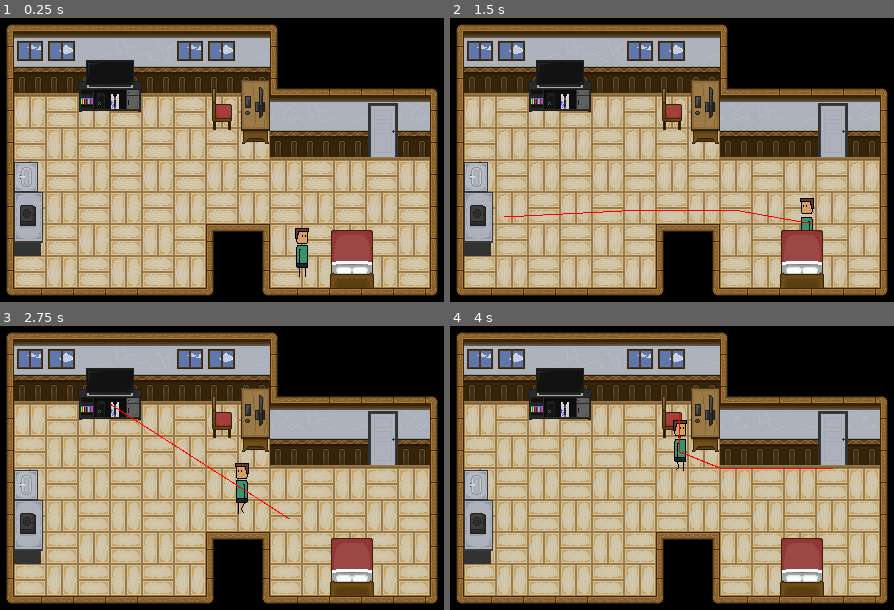
Above: before the commit, frames 1-4 (two rows, left to right).
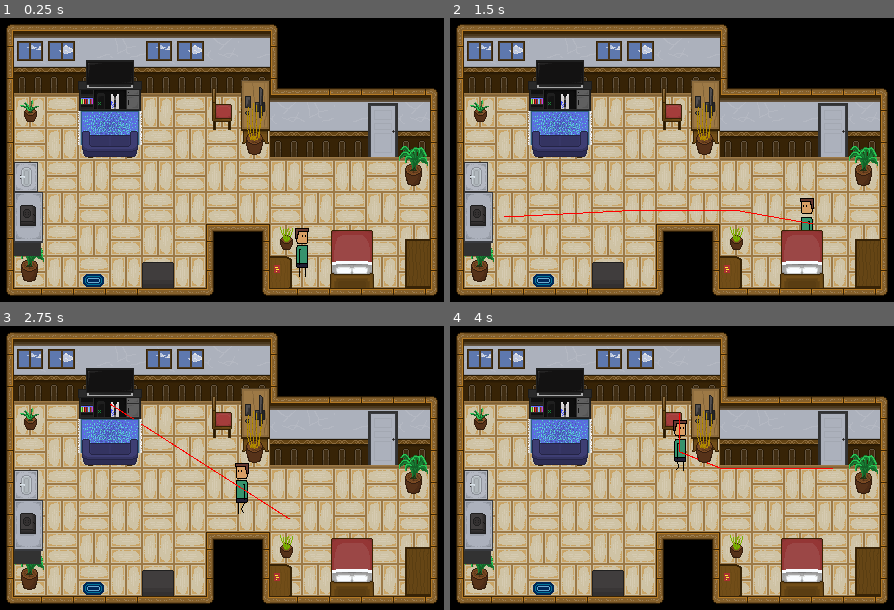
Above: after the commit, the same moments.

Repository: sun-wise-man/work-from-home
Game: Godot game, scene res://scenes/main.tscn
The game is run twice, just before and just after one commit, with the same random seed, the same clock (stepped at 60 frames per second) and the same inputs.
Inputs (mouse positions are in pixels of both pictures, inside the frame that each line leads up to):
- Up to frame 1 (0.25 s): no input
- Up to frame 2 (1.5 s): tap Enter at 0.5 s; move the mouse to (800, 259) at 0.52 s; click (800, 259) at 0.67 s; move the mouse to (476, 216) at 1.27 s; click (476, 216) at 1.42 s
- Up to frame 3 (2.75 s): move the mouse to (111, 394) at 2.02 s; click (111, 394) at 2.17 s
- Up to frame 4 (4 s): move the mouse to (703, 414) at 2.77 s; click (703, 414) at 2.92 s; move the mouse to (831, 436) at 3.52 s; click (831, 436) at 3.67 s

The runs differ from the first frame. In frame 1, 7.1% of the frame differs, in the area x 3-97%, y 8-96%; in frame 2, 7.1%; in frame 3, 7.1%; in frame 4, 7.1%.

Commit message:
Added more furniture

Diff:
--- a/scenes/main.tscn
+++ b/scenes/main.tscn
@@ -23,6 +23,7 @@
 [ext_resource path="res://sprites/Window_64x.png" type="Texture" id=21]
 [ext_resource path="res://sprites/PC_64x.png" type="Texture" id=22]
 [ext_resource path="res://sprites/Door_64x.png" type="Texture" id=23]
+[ext_resource path="res://sprites/Furniture_64x.png" type="Texture" id=24]
 
 [sub_resource type="SpriteFrames" id=1]
 animations = [ {
@@ -467,6 +468,176 @@
 48/shapes = [  ]
 48/z_index = 0
 
+[sub_resource type="TileSet" id=21]
+0/name = "Furniture_64x.png 0"
+0/texture = ExtResource( 24 )
+0/tex_offset = Vector2( 0, 0 )
+0/modulate = Color( 1, 1, 1, 1 )
+0/region = Rect2( 0, 0, 32, 32 )
+0/tile_mode = 0
+0/occluder_offset = Vector2( 0, 0 )
+0/navigation_offset = Vector2( 0, 0 )
+0/shape_offset = Vector2( 0, 0 )
+0/shape_transform = Transform2D( 1, 0, 0, 1, 0, 0 )
+0/shape_one_way = false
+0/shape_one_way_margin = 0.0
+0/shapes = [  ]
+0/z_index = 0
+1/name = "Furniture_64x.png 1"
+1/texture = ExtResource( 24 )
+1/tex_offset = Vector2( 0, 0 )
+1/modulate = Color( 1, 1, 1, 1 )
+1/region = Rect2( 32, 0, 32, 32 )
+1/tile_mode = 0
+1/occluder_offset = Vector2( 0, 0 )
+1/navigation_offset = Vector2( 0, 0 )
+1/shape_offset = Vector2( 0, 0 )
+1/shape_transform = Transform2D( 1, 0, 0, 1, 0, 0 )
+1/shape_one_way = false
+1/shape_one_way_margin = 0.0
+1/shapes = [  ]
+1/z_index = 0
+2/name = "Furniture_64x.png 2"
+2/texture = ExtResource( 24 )
+2/tex_offset = Vector2( 0, 0 )
+2/modulate = Color( 1, 1, 1, 1 )
+2/region = Rect2( 0, 32, 32, 32 )
+2/tile_mode = 0
+2/occluder_offset = Vector2( 0, 0 )
+2/navigation_offset = Vector2( 0, 0 )
+2/shape_offset = Vector2( 0, 0 )
+2/shape_transform = Transform2D( 1, 0, 0, 1, 0, 0 )
+2/shape_one_way = false
+2/shape_one_way_margin = 0.0
+2/shapes = [  ]
+2/z_index = 0
+3/name = "Furniture_64x.png 3"
+3/texture = ExtResource( 24 )
+3/tex_offset = Vector2( 0, 0 )
+3/modulate = Color( 1, 1, 1, 1 )
+3/region = Rect2( 64, 0, 32, 64 )
+3/tile_mode = 0
+3/occluder_offset = Vector2( 0, 0 )
+3/navigation_offset = Vector2( 0, 0 )
+3/shape_offset = Vector2( 0, 0 )
+3/shape_transform = Transform2D( 1, 0, 0, 1, 0, 0 )
+3/shape_one_way = false
+3/shape_one_way_margin = 0.0
+3/shapes = [  ]
+3/z_index = 0
+4/name = "Furniture_64x.png 4"
+4/texture = ExtResource( 24 )
+4/tex_offset = Vector2( 0, 0 )
+4/modulate = Color( 1, 1, 1, 1 )
+4/region = Rect2( 96, 0, 32, 64 )
+4/tile_mode = 0
+4/occluder_offset = Vector2( 0, 0 )
+4/navigation_offset = Vector2( 0, 0 )
+4/shape_offset = Vector2( 0, 0 )
+4/shape_transform = Transform2D( 1, 0, 0, 1, 0, 0 )
+4/shape_one_way = false
+4/shape_one_way_margin = 0.0
+4/shapes = [  ]
+4/z_index = 0
+5/name = "Furniture_64x.png 5"
+5/texture = ExtResource( 24 )
+5/tex_offset = Vector2( 0, 0 )
+5/modulate = Color( 1, 1, 1, 1 )
+5/region = Rect2( 128, 0, 32, 32 )
+5/tile_mode = 0
+5/occluder_offset = Vector2( 0, 0 )
+5/navigation_offset = Vector2( 0, 0 )
+5/shape_offset = Vector2( 0, 0 )
+5/shape_transform = Transform2D( 1, 0, 0, 1, 0, 0 )
+5/shape_one_way = false
+5/shape_one_way_margin = 0.0
+5/shapes = [  ]
+5/z_index = 0
+6/name = "Furniture_64x.png 6"
+6/texture = ExtResource( 24 )
+6/tex_offset = Vector2( 0, 0 )
+6/modulate = Color( 1, 1, 1, 1 )
+6/region = Rect2( 160, 0, 32, 32 )
+6/tile_mode = 0
+6/occluder_offset = Vector2( 0, 0 )
+6/navigation_offset = Vector2( 0, 0 )
+6/shape_offset = Vector2( 0, 0 )
+6/shape_transform = Transform2D( 1, 0, 0, 1, 0, 0 )
+6/shape_one_way = false
+6/shape_one_way_margin = 0.0
+6/shapes = [  ]
+6/z_index = 0
+7/name = "Furniture_64x.png 7"
+7/texture = ExtResource( 24 )
+7/tex_offset = Vector2( 0, 0 )
+7/modulate = Color( 1, 1, 1, 1 )
+7/region = Rect2( 128, 32, 64, 32 )
+7/tile_mode = 0
+7/occluder_offset = Vector2( 0, 0 )
+7/navigation_offset = Vector2( 0, 0 )
+7/shape_offset = Vector2( 0, 0 )
+7/shape_transform = Transform2D( 1, 0, 0, 1, 0, 0 )
+7/shape_one_way = false
+7/shape_one_way_margin = 0.0
+7/shapes = [  ]
+7/z_index = 0
+8/name = "Furniture_64x.png 8"
+8/texture = ExtResource( 24 )
+8/tex_offset = Vector2( 0, 0 )
+8/modulate = Color( 1, 1, 1, 1 )
+8/region = Rect2( 0, 64, 64, 64 )
+8/tile_mode = 0
+8/occluder_offset = Vector2( 0, 0 )
+8/navigation_offset = Vector2( 0, 0 )
+8/shape_offset = Vector2( 0, 0 )
+8/shape_transform = Transform2D( 1, 0, 0, 1, 0, 0 )
+8/shape_one_way = false
+8/shape_one_way_margin = 0.0
+8/shapes = [  ]
+8/z_index = 0
+9/name = "Furniture_64x.png 9"
+9/texture = ExtResource( 24 )
+9/tex_offset = Vector2( 0, 0 )
+9/modulate = Color( 1, 1, 1, 1 )
+9/region = Rect2( 64, 64, 32, 32 )
+9/tile_mode = 0
+9/occluder_offset = Vector2( 0, 0 )
+9/navigation_offset = Vector2( 0, 0 )
+9/shape_offset = Vector2( 0, 0 )
+9/shape_transform = Transform2D( 1, 0, 0, 1, 0, 0 )
+9/shape_one_way = false
+9/shape_one_way_margin = 0.0
+9/shapes = [  ]
+9/z_index = 0
+10/name = "Furniture_64x.png 10"
+10/texture = ExtResource( 24 )
+10/tex_offset = Vector2( 0, 0 )
+10/modulate = Color( 1, 1, 1, 1 )
+10/region = Rect2( 64, 96, 32, 32 )
+10/tile_mode = 0
+10/occluder_offset = Vector2( 0, 0 )
+10/navigation_offset = Vector2( 0, 0 )
+10/shape_offset = Vector2( 0, 0 )
+10/shape_transform = Transform2D( 1, 0, 0, 1, 0, 0 )
+10/shape_one_way = false
+10/shape_one_way_margin = 0.0
+10/shapes = [  ]
+10/z_index = 0
+11/name = "Furniture_64x.png 11"
+11/texture = ExtResource( 24 )
+11/tex_offset = Vector2( 0, 0 )
+11/modulate = Color( 1, 1, 1, 1 )
+11/region = Rect2( 96, 64, 32, 64 )
+11/tile_mode = 0
+11/occluder_offset = Vector2( 0, 0 )
+11/navigation_offset = Vector2( 0, 0 )
+11/shape_offset = Vector2( 0, 0 )
+11/shape_transform = Transform2D( 1, 0, 0, 1, 0, 0 )
+11/shape_one_way = false
+11/shape_one_way_margin = 0.0
+11/shapes = [  ]
+11/z_index = 0
+
 [sub_resource type="RectangleShape2D" id=5]
 extents = Vector2( 22.5005, 29.868 )
 
@@ -566,7 +737,6 @@
 default_color = Color( 1, 0, 0, 1 )
 
 [node name="HealthBar" type="ProgressBar" parent="."]
-visible = false
 margin_left = 294.531
 margin_top = 40.7893
 margin_right = 444.531
@@ -589,7 +759,6 @@
 align = 1
 
 [node name="HappinessBar" type="ProgressBar" parent="."]
-visible = false
 margin_left = 294.531
 margin_top = 60.7893
 margin_right = 444.531
@@ -615,7 +784,6 @@
 }
 
 [node name="WorkBar" type="ProgressBar" parent="."]
-visible = false
 margin_left = 295.373
 margin_top = 81.4785
 margin_right = 445.373
@@ -647,6 +815,12 @@
 format = 1
 tile_data = PoolIntArray( 0, 35, 0, 1, 12, 0, 2, 12, 0, 3, 12, 0, 4, 12, 0, 5, 12, 0, 6, 12, 0, 7, 12, 0, 8, 12, 0, 9,  …(1993 unchanged characters)…
 
+[node name="TileMap-Furniture" type="TileMap" parent="."]
+tile_set = SubResource( 21 )
+cell_size = Vector2( 32, 32 )
+format = 1
+tile_data = PoolIntArray( 196609, 0, 0, 196611, 8, 0, 196616, 4, 0, 262147, 7, 0, 262157, 3, 0, 458753, 3, 0, 458761, 1, 0, 458765, 11, 0, 524291, 9, 0, 524293, 10, 0, 524297, 5, 0 )
+
 [node name="Bed" type="Sprite" parent="."]
 position = Vector2( 369, 256 )
 texture = ExtResource( 13 )
@@ -833,14 +1007,14 @@
 text = "Event Occured"
 
 [node name="WindowAnim" type="AnimatedSprite" parent="."]
-position = Vector2( 224, 48 )
-frames = SubResource( 19 )
+position = Vector2( 193, 48 )
+frames = SubResource( 20 )
 animation = "window"
 frame = 5
 
 [node name="WindowAnim2" type="AnimatedSprite" parent="."]
 position = Vector2( 64, 48 )
-frames = SubResource( 19 )
+frames = SubResource( 20 )
 animation = "window"
 frame = 5
 
Not shown: 4 places in scenes/main.tscn that only renumber resources
Binary file added: sprites/Furniture_64x.png
Not shown, added: sprites/Furniture_64x.png.import
